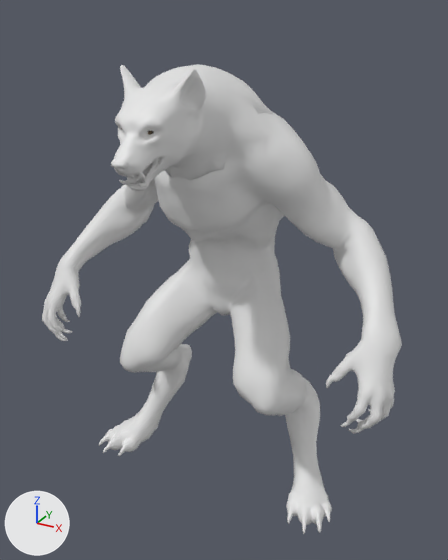
The Blender file w2_0.blend as it was, and as the next commit left it.
Camera for both pictures: a camera (50 mm lens) standing at (116.0, -207.0, 198.0) and looking at (0.0, 4.0, 93.0). The axes (+X, +Y, +Z) are drawn at lower left. The lights are the same throughout.

Before the edit, the objects in view are built like this:
```python
me_werewolf_body = bpy.data.meshes.new('werewolf_body')
me_werewolf_body.from_pydata(...)  # 4046 vertices, 8052 faces; spans x -80.0..80.0, y -30.0..57.0, z -2.0..175.0
me_werewolf_body.materials.append(mat_werewolf_body_head)  # its picture is missing
me_werewolf_body_fur = bpy.data.meshes.new('werewolf_body_fur')
me_werewolf_body_fur.from_pydata(...)  # 11028 vertices, 10327 faces; spans x -82.0..82.0, y -32.0..74.0, z 6.0..182.0
me_werewolf_body_fur.materials.append(mat_werewolf_body_head_fur)  # its picture is missing
me_werewolf_head_fur = bpy.data.meshes.new('werewolf_head_fur')
me_werewolf_head_fur.from_pydata(...)  # 4603 vertices, 3895 faces; spans x -25.0..25.7, y -54.8..17.7, z 133.4..192.5
me_werewolf_head_fur.materials.append(mat_werewolf_body_head_fur)  # its picture is missing
ob_werewolf_body = bpy.data.objects.new('werewolf_body', me_werewolf_body)
ob_werewolf_body.location = (0.0, 0.0, 0.0)
ob_werewolf_body_fur = bpy.data.objects.new('werewolf_body_fur', me_werewolf_body_fur)
ob_werewolf_body_fur.location = (0.0, 0.0, 0.0)
ob_werewolf_body_fur.hide_set(True)
ob_werewolf_head_fur = bpy.data.objects.new('werewolf_head_fur', me_werewolf_head_fur)
ob_werewolf_head_fur.location = (0.0, 0.0, 0.0)
ob_werewolf_head_fur.hide_set(True)
# also in view: 'werewolf_head' at (0.0, -27.0, 162.0)
```
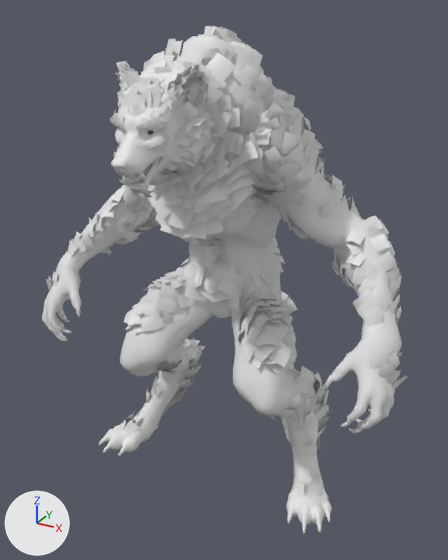
Changed parts and their boxes [x1, y1, x2, y2] in the pictures (448 x 560 px):
'werewolf_body_fur', shown
    after: [46, 66, 407, 500]
'werewolf_head_fur', shown
    after: [110, 25, 262, 213]
'werewolf_head', unchanged, covered by the edit
    before: [111, 64, 273, 191]
    after: [111, 69, 232, 191]

What changed in the scene script:
```text
Change ob_werewolf_body_fur:
    remove ob_werewolf_body_fur.hide_set(True)
Change ob_werewolf_head_fur:
    remove ob_werewolf_head_fur.hide_set(True)
```
